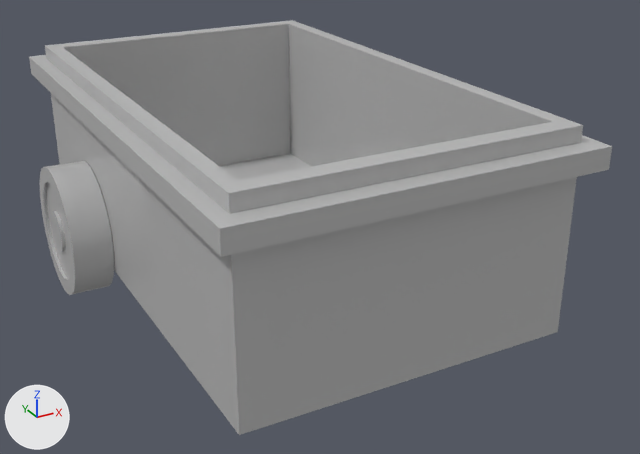
An edit to the FBX model GraphicResource/Tank/Cart_Body.fbx, drawn before and after from the same camera.
Camera for both pictures: a 50 mm lens placed at (-944.0, -2037.0, 1159.0), pointed at (90.0, -158.0, 219.0). Every picture has the same lights, and +X, +Y and +Z are marked at lower left. Where no turn or scale is listed for an object, it has been applied to the vertices.

The scene before the commit, as lines of its bpy script (objects in view):
```python
me_mesh = bpy.data.meshes.new('Mesh')
me_mesh.from_pydata(...)  # 36 vertices, 68 faces; spans x -89.0..89.0, y -125.0..162.0, z 21.0..121.0
me_mesh.materials.append(mat_23___default)  # grey #bcbcbc
me_mesh_001 = bpy.data.meshes.new('Mesh.001')
me_mesh_001.from_pydata(...)  # 512 vertices, 1016 faces; spans x -509.0..509.0, y -177.0..177.0, z -177.0..177.0
me_mesh_001.materials.append(mat_23___default)  # grey #bcbcbc
ob_cart = bpy.data.objects.new('Cart', me_mesh)
ob_cart.location = (0.0, -157.0, 0.0)
ob_cart.scale = (5.0, 5.0, 5.0)
ob_wheel = bpy.data.objects.new('Wheel', me_mesh_001)
ob_wheel.location = (0.0, 235.0, 182.0)
```
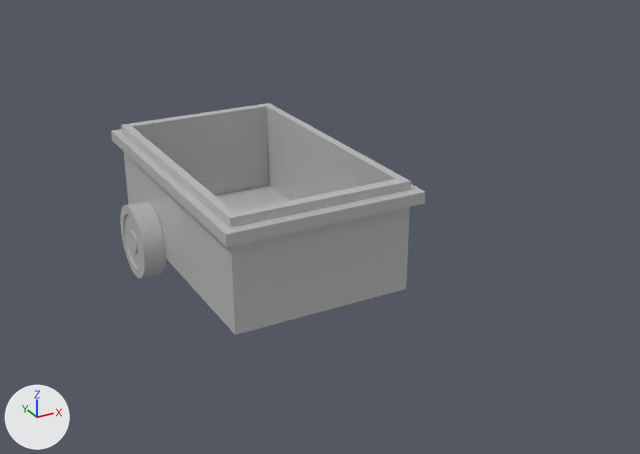
Where the newer file only moved an object's origin or applied its transform, the numbers keep the older frame.

The change, as a list of edits to the scene's bpy script:
```text
Change me_mesh_001:
    where me_mesh_001.from_pydata(...)  # 512 vertices, 1016 faces; spans x -509.0..509.0, y -177.0..177.0, z -177.0..177.0
    used by ob_wheel; location = (0.0, 235.0, 182.0)
    me_mesh_001 part 2: the whole mesh is scaled about its middle by 0.601, then moved by (0.0, -5.0, -74.0)
Change me_mesh:
    where me_mesh.from_pydata(...)  # 36 vertices, 68 faces; spans x -89.0..89.0, y -125.0..162.0, z 21.0..121.0
    used by ob_cart; location = (0.0, -157.0, 0.0); scale = (5.0, 5.0, 5.0)
    me_mesh part 1: the whole mesh is scaled about its middle by 3, then moved by (0.0, 36.0, 162.0)
Change ob_cart:
    ob_cart.scale: (5.0, 5.0, 5.0) -> (1.0, 1.0, 1.0)
    ob_cart.location: (0.0, -157.0, 0.0) -> (0.0, 0.0, 0.0)
```

Pixel boxes [x1, y1, x2, y2] of what changed, in the pictures (640 x 454 px):
'Cart', moved, rescaled (46% narrower, 44% shorter): before [29, 20, 612, 435]; after [111, 103, 425, 335]
'Wheel', mesh rescaled (37% narrower, 42% shorter): before [40, 161, 114, 295]; after [120, 201, 166, 278]
